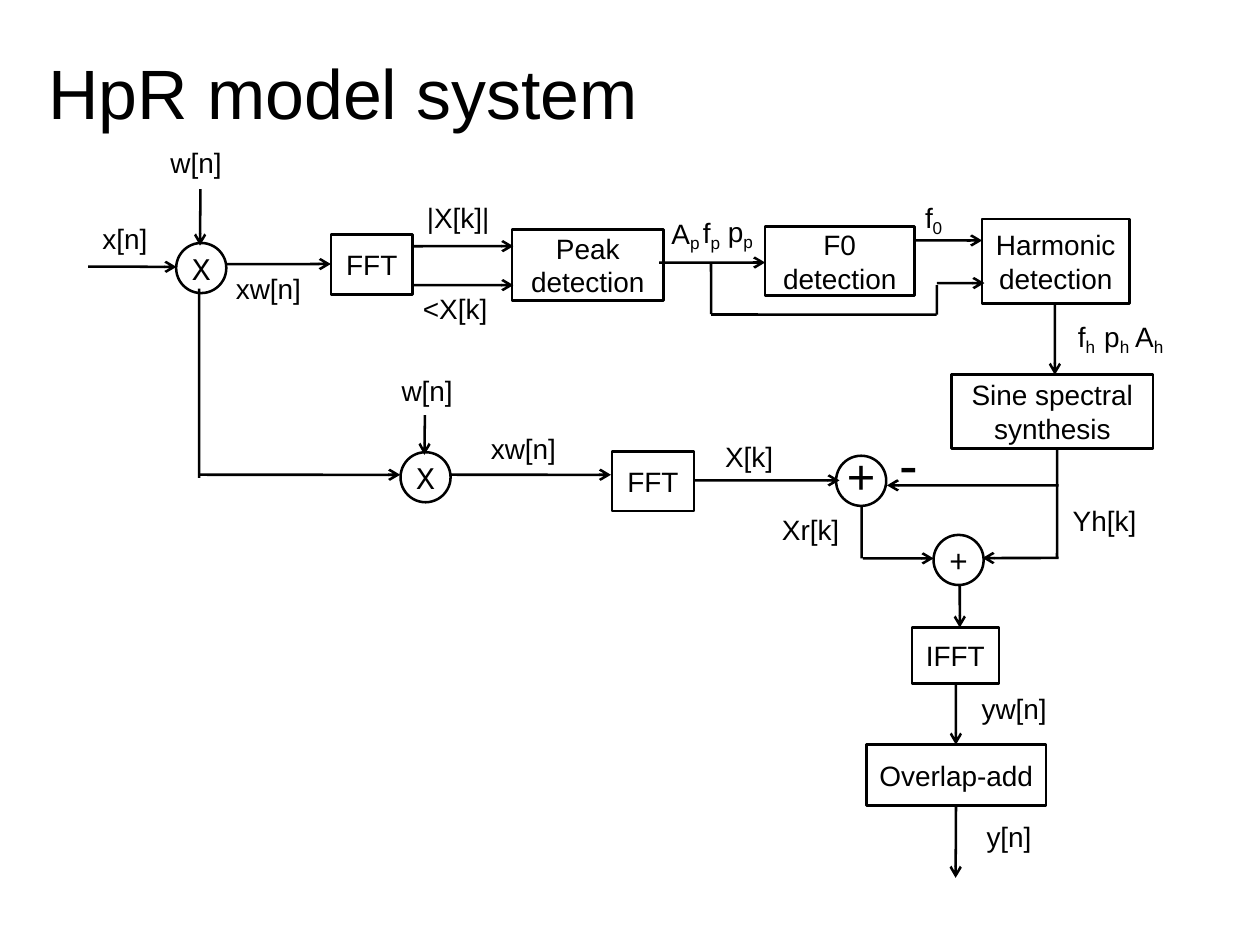
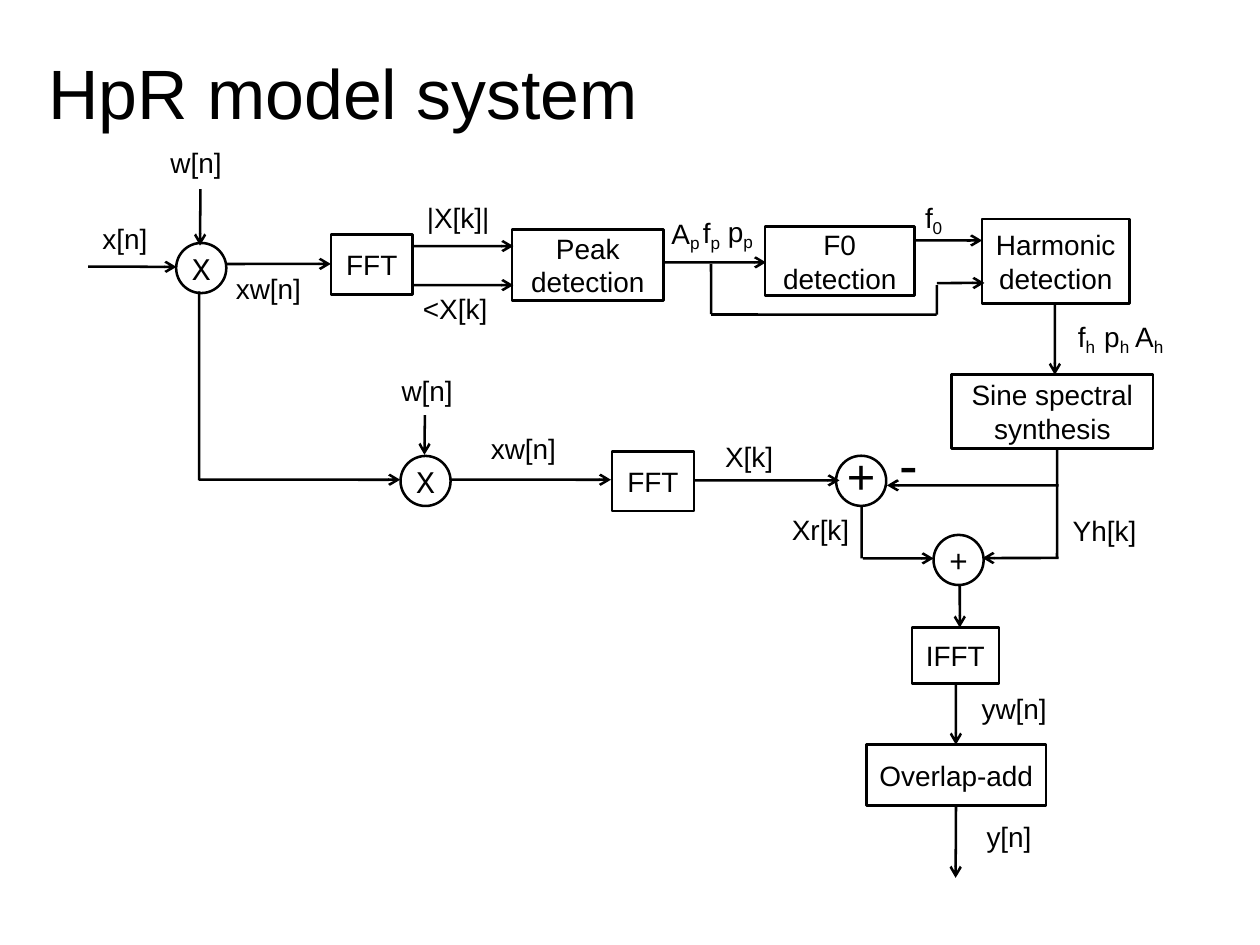
Before and after one commit to MTG/sms-tools, a slide deck: slide 6 of lectures/7-Sinusoidal-plus-residual-model/Sinusoidal-plus-residual-model.odp. Drawn at 1260x945 pixels with LibreOffice and Linux fonts; fonts in the diff are those of the drawing. Boxes give left, top, right and bottom in pixels: in the first picture for what was removed or moved away, otherwise in the second. Text is boxed around its words. In the diff, an @@ line names an element or a change of style, - is before the commit and + after.

```diff
--- a/lectures/7-Sinusoidal-plus-residual-model/Sinusoidal-plus-residual-model.odp
+++ b/lectures/7-Sinusoidal-plus-residual-model/Sinusoidal-plus-residual-model.odp
@@ arrow moved from (659, 262) - (765, 262) to (664, 262) - (766, 262) @@
@@ 2 arrows, 1 ellipse: place and size @@
-2 arrows, 1 ellipse at <box>199,452,611,503</box>
+2 arrows, 1 ellipse at <box>199,456,611,507</box>
@@ text "Xr[k]": place and size @@
-text "Xr[k]" at <box>782,519,839,545</box>
+text "Xr[k]" at <box>792,519,849,545</box>
@@ text "Yh[k]": place and size @@
-text "Yh[k]" at <box>1073,510,1137,536</box>
+text "Yh[k]" at <box>1073,520,1137,546</box>
```
Also in this commit, not shown: 4 other slides changed, 3 other files.
